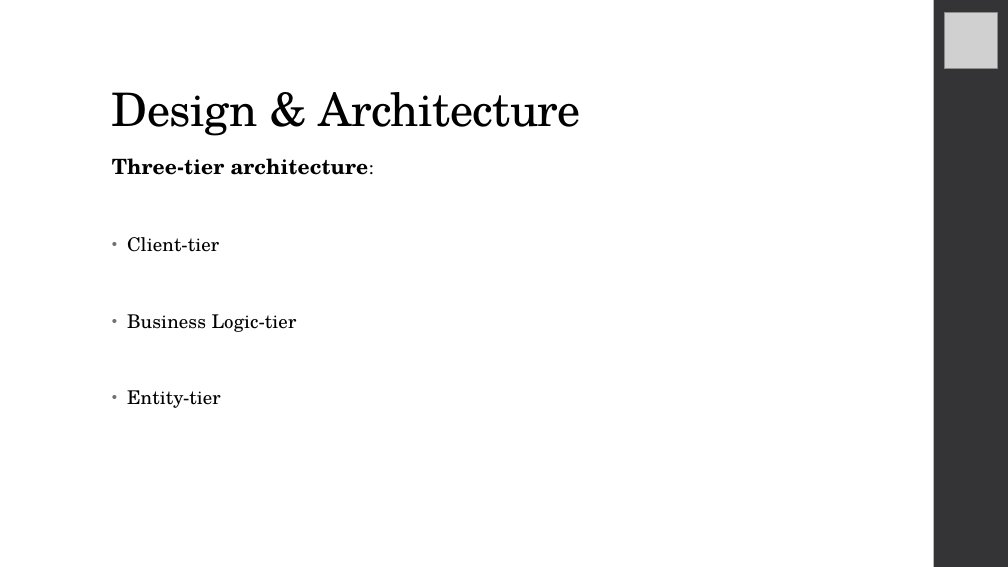
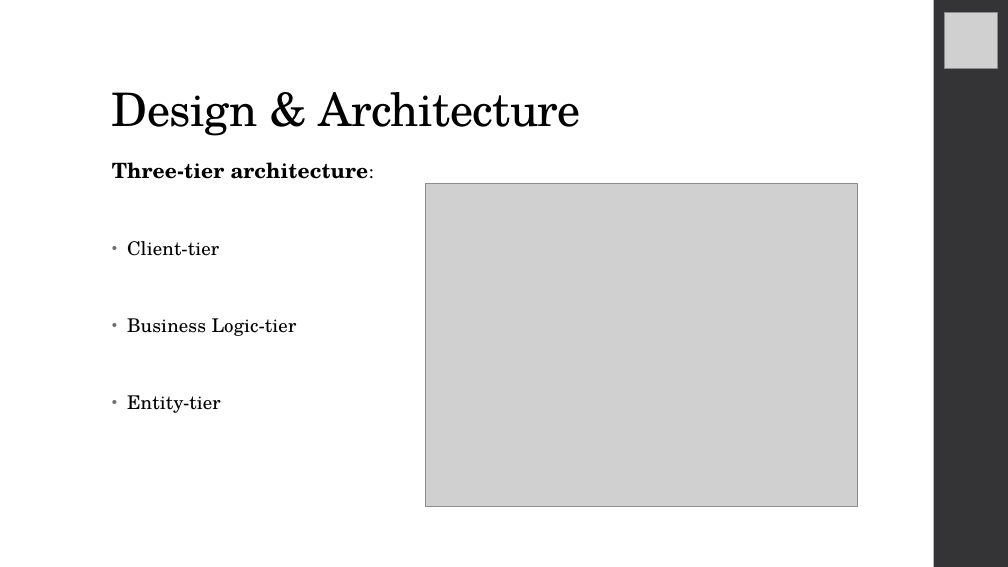
Before and after one commit to RiccardoDeTogni/BucciDeTogniTaxiService, a slide deck: slide 11 of Slides.pptx (slide 10 before the commit). Drawn at 1008x567 pixels with LibreOffice and Linux fonts; fonts in the diff are those of the drawing; grey boxes stand for pictures. Boxes give left, top, right and bottom in pixels: in the first picture for what was removed or moved away, otherwise in the second. Text is boxed around its words. In the diff, an @@ line names an element or a change of style, - is before the commit and + after.

```diff
--- a/Slides.pptx
+++ b/Slides.pptx
@@ text "Three-tier architecture:": place and size @@
-text "Three-tier architecture:" at box(112, 158, 369, 408)
+text "Three-tier architecture:" at box(112, 162, 369, 413)
@@ picture added at box(426, 183, 858, 507) @@
```
Also in this commit, not shown: 9 other slides changed, 1 slide added, 1 slide removed, 2 other files.
